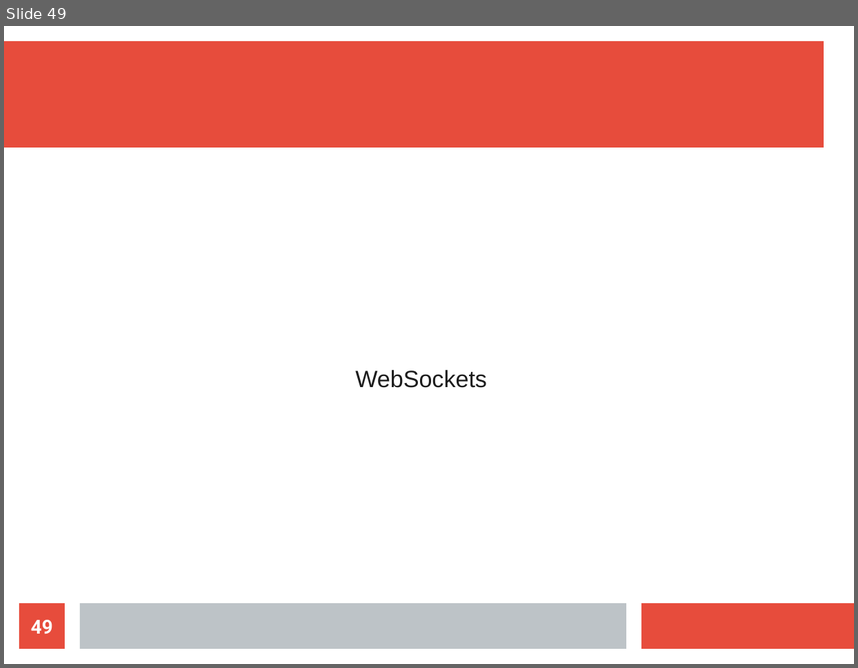
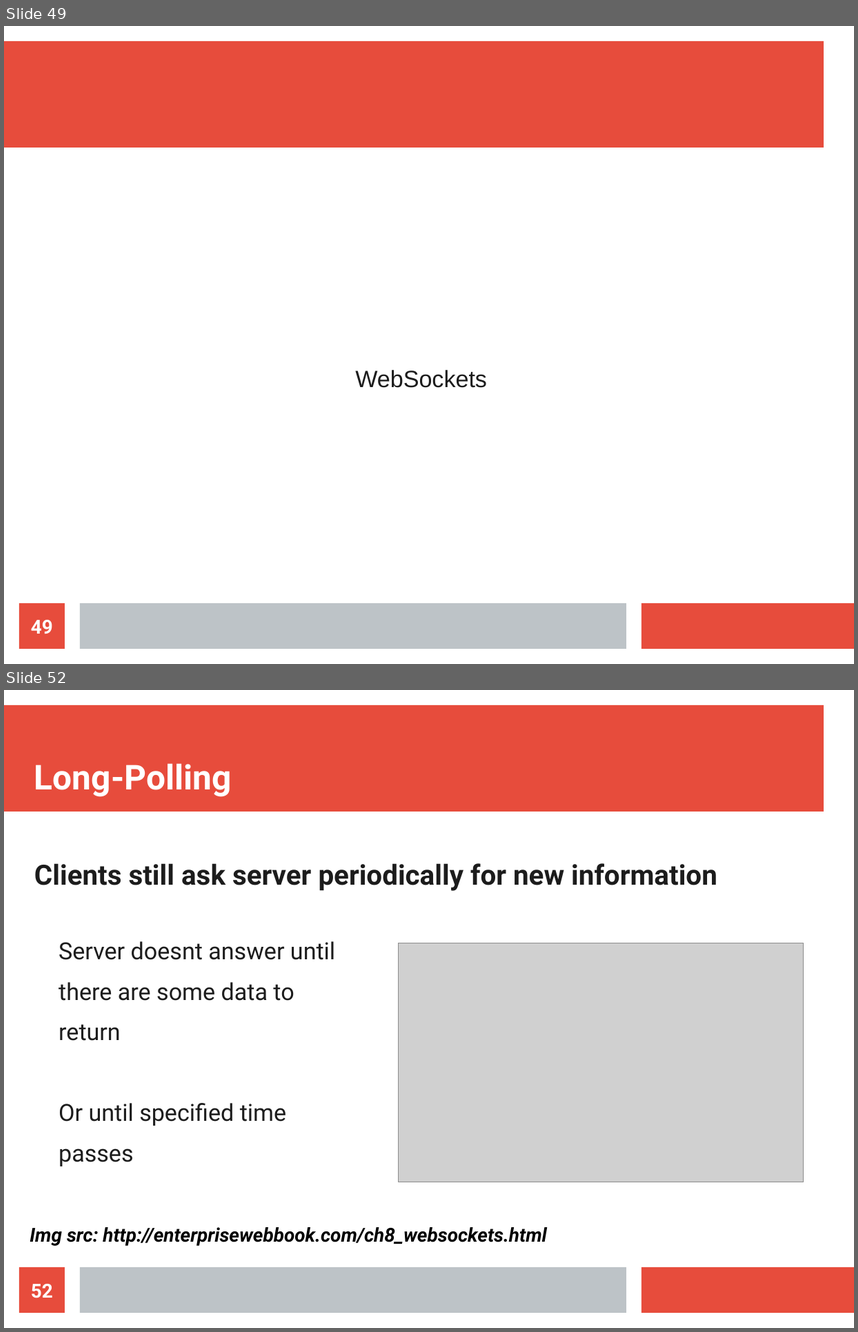
Before and after one commit to maxotta/pia-labs, a slide deck: lectures/ws_wsockets/ws_wsockets.odp. Shown one above the other, each under a label of ours: slide 49 before the commit, slides 49 and 52 after it; the slides between them are not shown. The pictures are 858x668 and 858x1332 pixels, drawn with LibreOffice and Linux fonts; fonts in the diff are those of the drawing; grey boxes stand for pictures. Boxes give left, top, right and bottom in pixels: in the first picture for what was removed or moved away, otherwise in the second. Text is boxed around its words. In the diff, an @@ line names an element or a change of style, - is before the commit and + after.

Commit message:
[lec-wss] websockets

```diff
--- a/lectures/ws_wsockets/ws_wsockets.odp
+++ b/lectures/ws_wsockets/ws_wsockets.odp
@@ slide 52 added at box(4, 690, 854, 1328), background #FFFFFF; not listed: 3 template elements that a slide beside it also shows @@
@@ title added at box(34, 763, 232, 797), 32 pt, text #FFFFFF, bold @@
+Long-Polling
@@ text added at box(34, 863, 717, 1166), 22 pt, text #1C1C1C @@
+Clients still ask server periodically for new information
+  Server doesnt answer until
+  there are some data to
+  return
+  Or until specified time
+  passes
@@ picture added at box(399, 943, 804, 1182) @@
@@ text added at box(30, 1227, 546, 1245), 18 pt, text #000000, bold, italic @@
+Img src: http://enterprisewebbook.com/ch8_websockets.html
@@ page number added at box(19, 1267, 65, 1312), fill #E74C3C, 18 pt, text #FFFFFF, bold @@
+52
```
Also in this commit, not shown: 2 slides changed, 18 other slides added, 4 other files.
